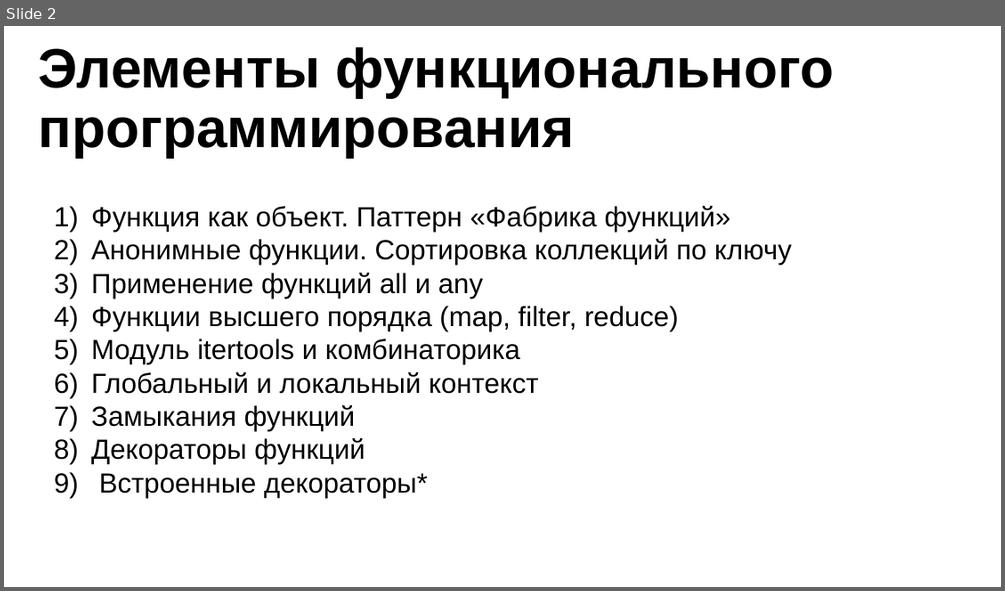
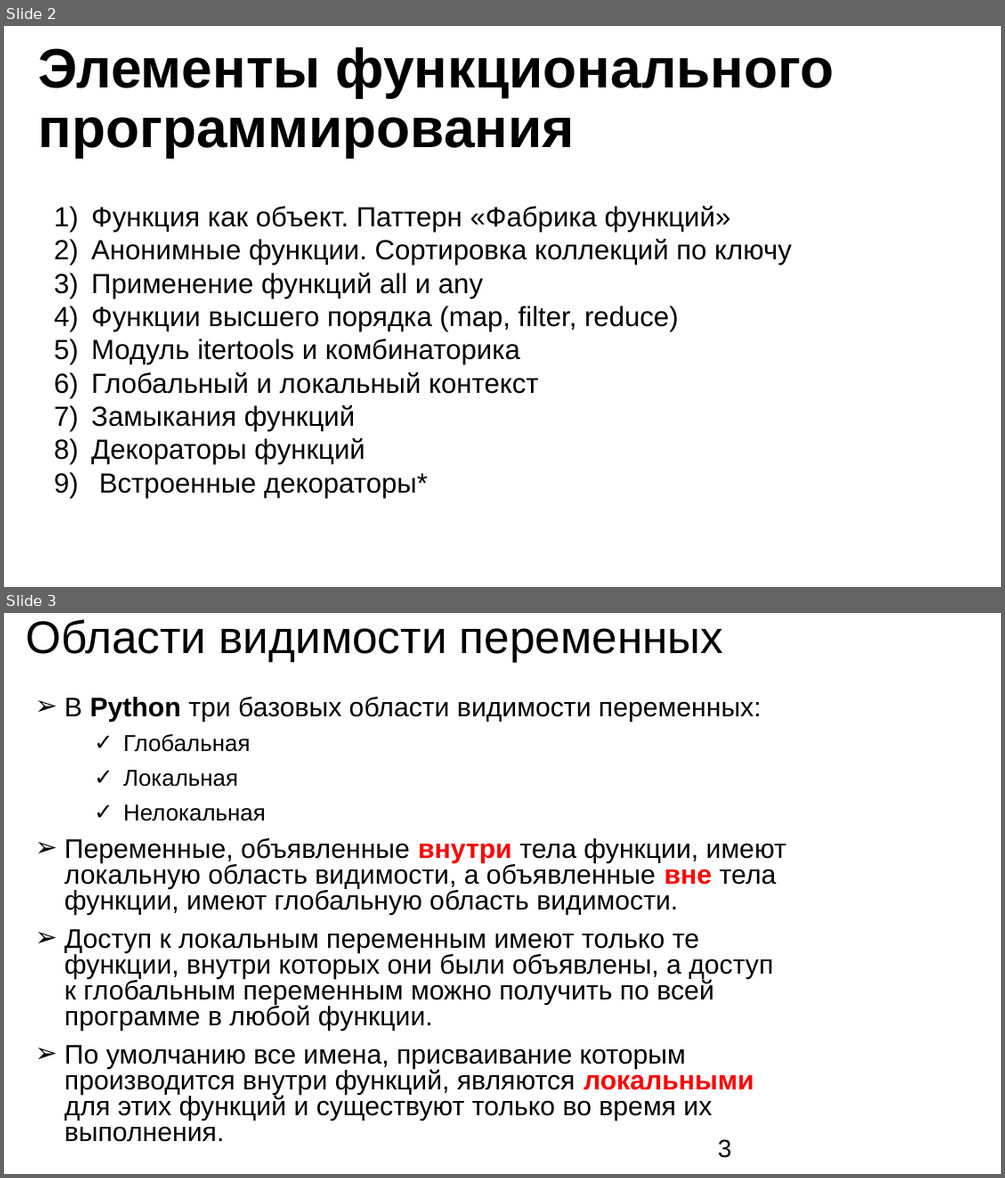
Before and after one commit to nesrv/pt-cgis, a slide deck: m8/ppt/презентация.pptx. Shown one above the other, each under a label of ours: slide 2 before the commit, slides 2 and 3 after it. The pictures are 1005x591 and 1005x1178 pixels, drawn with LibreOffice and Linux fonts; fonts in the diff are those of the drawing; background and template pictures are left out. Boxes give left, top, right and bottom in pixels: in the first picture for what was removed or moved away, otherwise in the second. Text is boxed around its words. In the diff, an @@ line names an element or a change of style, - is before the commit and + after.

```diff
--- a/m8/ppt/презентация.pptx
+++ b/m8/ppt/презентация.pptx
@@ slide 3 added at [4,613,1001,1174], background #FFFFFF @@
@@ title added at [25,619,723,662], 33 pt, text #000000 @@
+Области видимости переменных
@@ text added at [65,697,786,1142], 19.4 pt, text #000000 @@
+➢ В Python три базовых области видимости переменных:
+  ✓ Глобальная
+  ✓ Локальная
+  ✓ Нелокальная
+➢ Переменные, объявленные внутри тела функции, имеют локальную область видимости, а объявленные вне тела функции, имеют глобальную область видимости.
+➢ Доступ к локальным переменным имеют только те функции, внутри которых они были объявлены, а доступ к глобальным переменным можно получить по всей программе в любой функции.
+➢ По умолчанию все имена, присваивание которым производится внутри функций, являются локальными для этих функций и существуют только во время их выполнения.
@@ page number added at [718,1139,732,1158], 18 pt, text #000000 @@
+3
```
Also in this commit, not shown: 10 other slides added, 3 other files.
